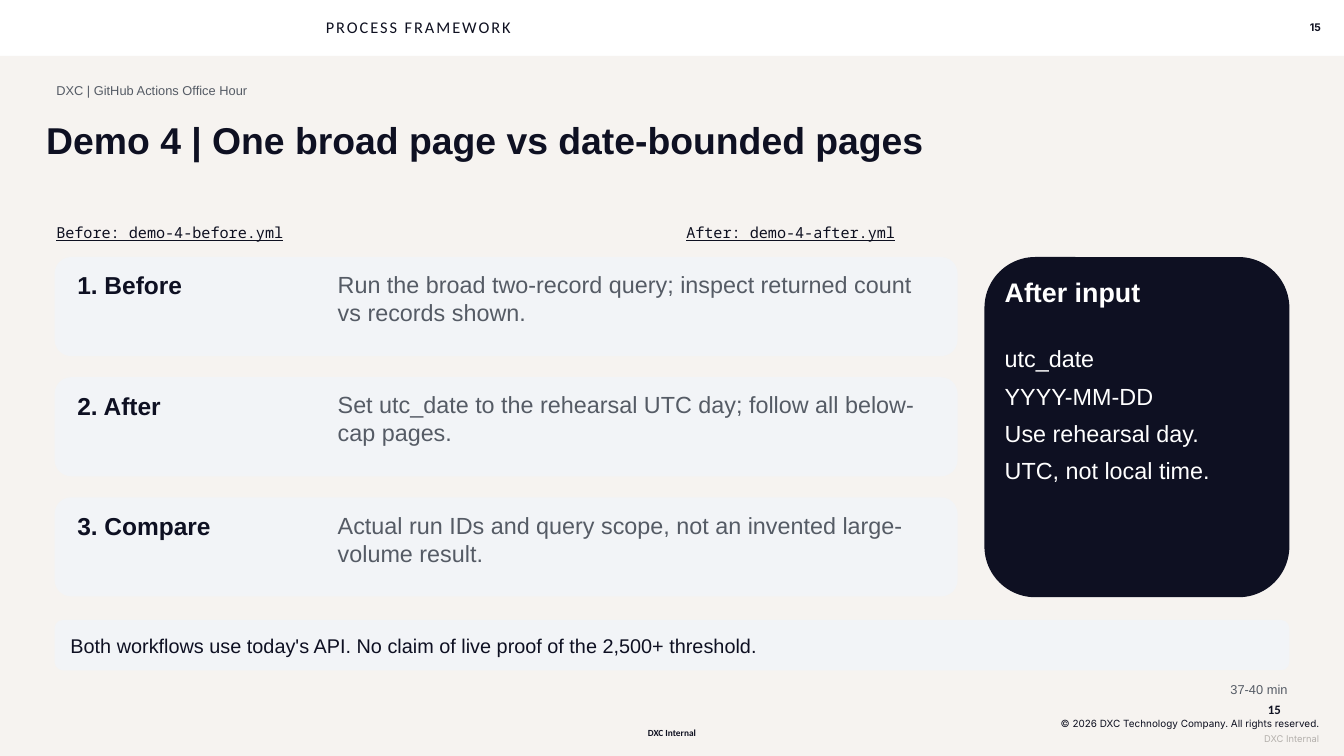
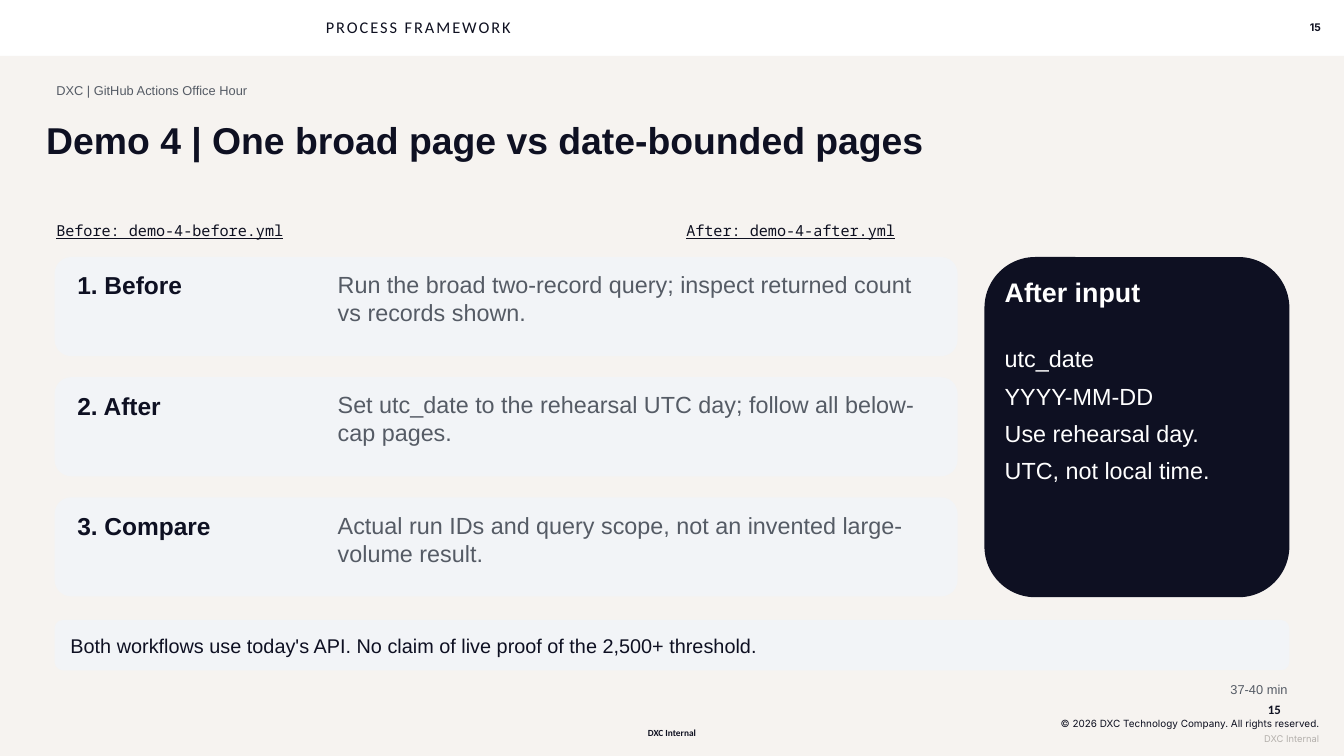
Before and after one commit to seandorsett/dxc-actions-office-hour, a slide deck: slide 15 of dxc-actions-office-hour-2026-10-13.pptx. Drawn at 1344x756 pixels with LibreOffice and Linux fonts; fonts in the diff are those of the drawing; background and template pictures are left out. Boxes give left, top, right and bottom in pixels: in the first picture for what was removed or moved away, otherwise in the second. Text is boxed around its words. In the diff, an @@ line names an element or a change of style, - is before the commit and + after.

```diff
--- a/dxc-actions-office-hour-2026-10-13.pptx
+++ b/dxc-actions-office-hour-2026-10-13.pptx
@@ text "Before: demo-4-before.yml" at box(56, 224, 283, 240): line spacing 1.1 to 1 @@
@@ text "After: demo-4-after.yml" at box(686, 224, 895, 240): line spacing 1.1 to 1 @@
```
Also in this commit, not shown: 7 other slides changed, 1 slide added.
